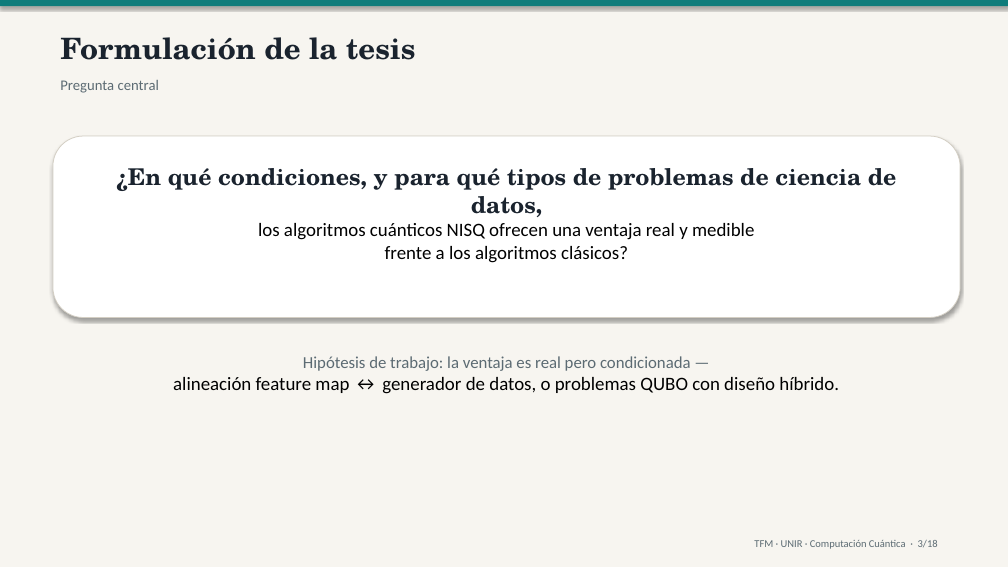
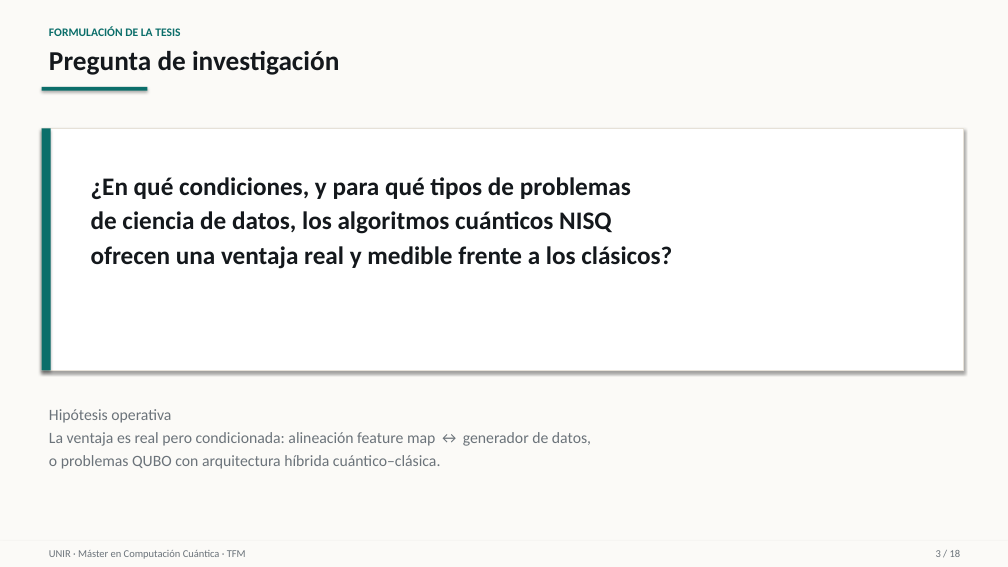
Before and after one commit to juandapradam12/OldUNIR-MasterQC-QuantumAdvantageInDataScienceOld, a slide deck: slide 3 of Entregas/Defensa/Defensa_TFM_QuantumAdvantage.pptx. Drawn at 1008x567 pixels with LibreOffice and Linux fonts; fonts in the diff are those of the drawing. Boxes give left, top, right and bottom in pixels: in the first picture for what was removed or moved away, otherwise in the second. Text is boxed around its words. In the diff, an @@ line names an element or a change of style, - is before the commit and + after.

```diff
--- a/Entregas/Defensa/Defensa_TFM_QuantumAdvantage.pptx
+++ b/Entregas/Defensa/Defensa_TFM_QuantumAdvantage.pptx
@@ rectangle at [0,0,1008,567]: fill #F7F5F0 to #FBFAF7 @@
@@ rectangle removed at [0,0,1008,6] @@
@@ text at [49,26,180,36]: text changed; size 28 to 11 pt; font TeX Gyre Schola to Calibri; text colour #1A232E to #0B6E6A @@
-Formulación de la tesis
+FORMULACIÓN DE LA TESIS
@@ text at [49,51,339,75]: text changed; size 14 to 26 pt; text colour #5C6B73 to #14181C; bold on @@
-Pregunta central
+Pregunta de investigación
@@ rectangle added at [42,87,147,91], fill #0B6E6A @@
@@ rectangle: place and size @@
-rectangle at [53,136,960,318]
+rectangle at [42,129,964,371]
@@ rectangle at [42,129,964,371]: rounded rectangle to rectangle; outline #D4CFC4 0.75 pt to #E6E1D8 1 pt @@
@@ rectangle added at [42,129,51,371], fill #0B6E6A @@
@@ text at [91,177,672,269]: text changed; size 18 to 24 pt; text colour #000000 to #14181C; bold on @@
-¿En qué condiciones, y para qué tipos de problemas de ciencia de datos,
-los algoritmos cuánticos NISQ ofrecen una ventaja real y medible
-frente a los algoritmos clásicos?
+¿En qué condiciones, y para qué tipos de problemas
+de ciencia de datos, los algoritmos cuánticos NISQ
+ofrecen una ventaja real y medible frente a los clásicos?
@@ text at [49,409,591,469]: text changed; size 18 to 15 pt; text colour #000000 to #6B737A @@
-Hipótesis de trabajo: la ventaja es real pero condicionada —
-alineación feature map ↔ generador de datos, o problemas QUBO con diseño híbrido.
+Hipótesis operativa
+La ventaja es real pero condicionada: alineación feature map ↔ generador de datos,
+o problemas QUBO con arquitectura híbrida cuántico–clásica.
@@ rectangle added at [0,541,1008,567], fill #FBFAF7 @@
@@ text at [49,550,246,559]: text changed; text colour #5C6B73 to #6B737A @@
-TFM · UNIR · Computación Cuántica · 3/18
+UNIR · Máster en Computación Cuántica · TFM
@@ text added at [936,550,961,557], 10 pt, text #6B737A @@
+3 / 18
```
Also in this commit, not shown: 15 other slides changed, 2 slides added, 2 slides removed, 1 other file.
